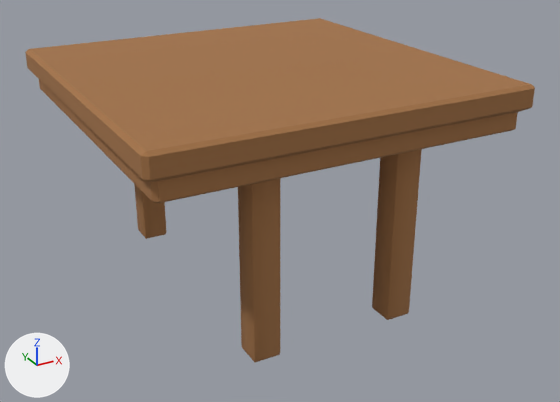
Renders of the FBX model what-was-that-game/Assets/WhatWasThat/Art/Models/Furniture/Table2.fbx from each side of a commit.
Camera for both pictures: a camera (50 mm lens) standing at (-4.7, -23.98, 3.35) and looking at (-1.82, -18.73, 0.73). Lighting does not change. The marker at lower left points along +X, +Y and +Z. Where no turn or scale is listed for an object, it has been applied to the vertices.
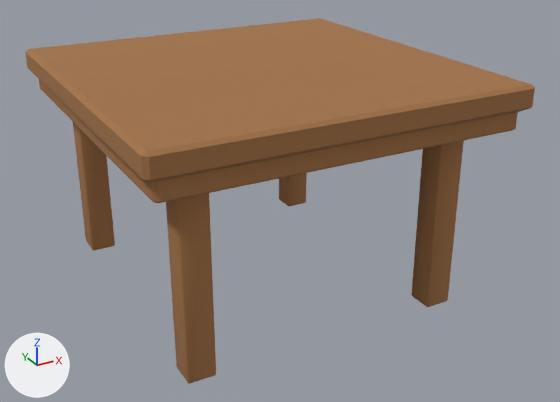
Pixel boxes (x1, y1, x2, y2) of what changed, in the pictures (560 x 402 px):
'Cube.025', moved: before (238, 178, 280, 362); after (166, 193, 216, 384)
'Cube.024', moved: before (372, 149, 422, 320); after (411, 140, 464, 307)
'Cube.027', moved: before (134, 184, 166, 239); after (73, 122, 115, 251)
'Cube.026', moved (not visible before): after (279, 173, 307, 206)

What changed in the scene script:
```text
Change ob_cube_026:
    ob_cube_026.location: (-1.321, -17.386, 0.287) -> (-0.923, -17.386, 0.287)
Change ob_cube_027:
    ob_cube_027.location: (-2.498, -17.386, 0.287) -> (-3.015, -17.386, 0.287)
Change ob_cube_025:
    ob_cube_025.location: (-2.498, -19.68, 0.287) -> (-3.015, -19.68, 0.287)
Change ob_cube_024:
    ob_cube_024.location: (-1.321, -19.68, 0.287) -> (-0.923, -19.68, 0.287)
```
